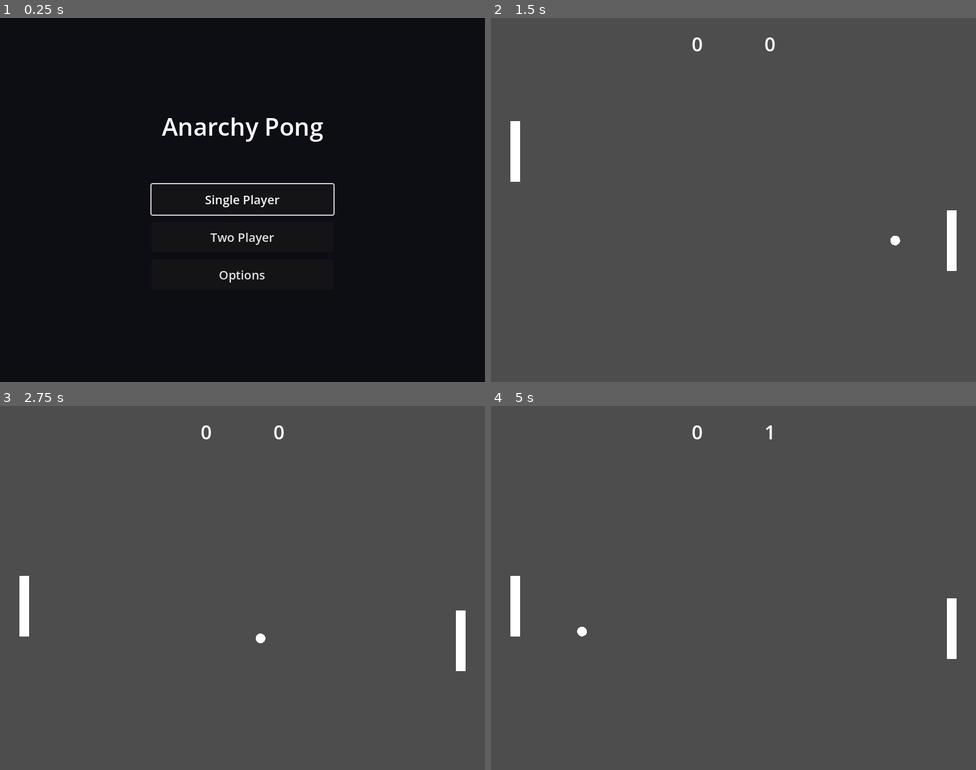
Above: before the commit, frames 1-4 (two rows, left to right).
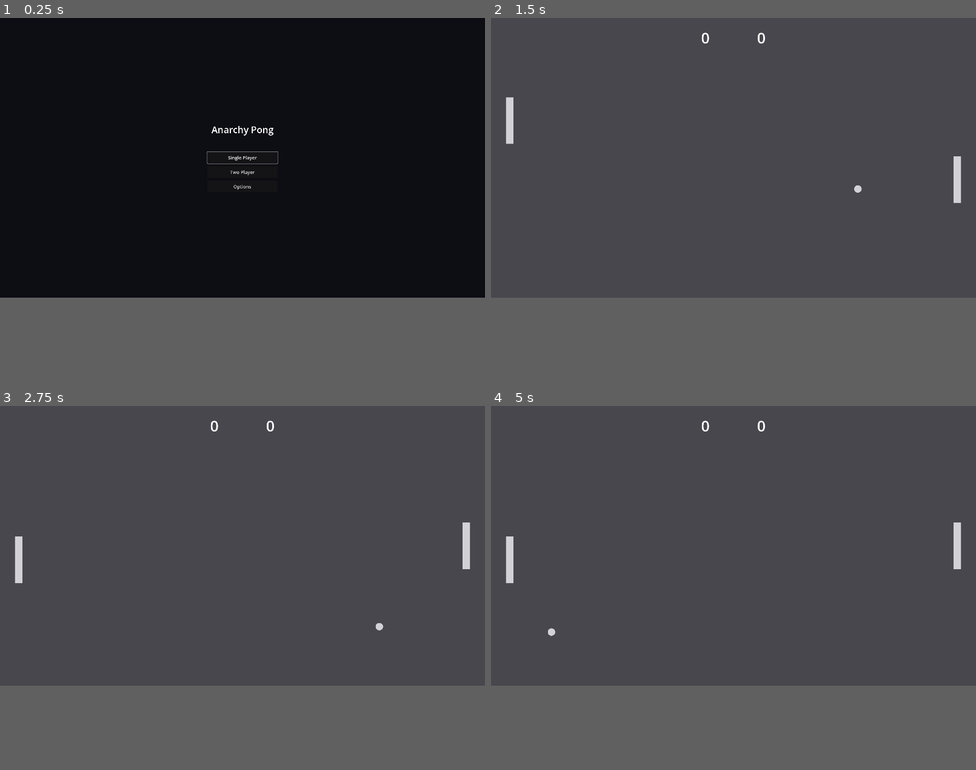
Above: after the commit, the same moments.

Repository: rbankhead/chaos-pong
Game: Godot game, scene res://scenes/menu.tscn
The game is run twice, just before and just after one commit, with the same random seed, the same clock (stepped at 60 frames per second) and the same inputs.
Inputs (mouse positions are in pixels of both pictures, inside the frame that each line leads up to):
- Up to frame 1 (0.25 s): no input
- Up to frame 2 (1.5 s): click "Single Player" at 0.5 s; move the mouse to (840, 181) at 1.27 s; hold W from 1.28 s (still down); click (840, 181) at 1.42 s
- Up to frame 3 (2.75 s): move the mouse to (145, 606) at 2.02 s; release W at 2.03 s; hold S from 2.03 s (still down)
- Up to frame 4 (5 s): move the mouse to (782, 507) at 2.77 s; release S at 2.78 s; hold W 2.78-4.28 s; move the mouse to (709, 660) at 3.52 s; click (709, 660) at 3.67 s; move the mouse to (879, 642) at 4.27 s; hold S from 4.28 s (still down)
In our replay, the window is 800x600 before the commit and 800x461 after it. These sizes can differ from the game's own. Grey fills any space a smaller window leaves; there, only what the larger window draws over its background counts as a difference.

The runs differ from the first frame. In frame 1, 1.6% of the frame differs, in the area x 31-69%, y 27-73%; in frame 2, 1.3%; in frame 3, 1.3%; in frame 4, 1.3%.

Commit message:
Widen the playfield 30%, make the AI beatable with reaction delay and aim error instead of raw speed, move movement/collision to _process, and lower the in-game contrast.
Co-Authored-By: Claude Sonnet 5 <noreply@anthropic.com>
Claude-Session: https://claude.ai/code/session_01PizAb2X1jqra4Un5GdMisC

Diff:
--- a/project.godot
+++ b/project.godot
@@ -21,8 +21,8 @@
 
 [display]
 
-window/size/viewport_width=800
-window/size/viewport_height=600
+window/size/viewport_width=2080
+window/size/viewport_height=1200
 
 [editor_plugins]
 
--- a/scenes/game.tscn
+++ b/scenes/game.tscn
@@ -7,12 +7,17 @@
 [node name="Game" type="Node2D"]
 script = ExtResource("1")
 
+[node name="Background" type="ColorRect" parent="."]
+offset_right = 2080.0
+offset_bottom = 1200.0
+color = Color(0.28, 0.28, 0.3, 1)
+
 [node name="LeftPaddle" parent="." instance=ExtResource("2")]
-position = Vector2(40, 300)
+position = Vector2(80, 600)
 player = 1
 
 [node name="RightPaddle" parent="." instance=ExtResource("2")]
-position = Vector2(760, 300)
+position = Vector2(2000, 600)
 player = 2
 
 [node name="Ball" parent="." instance=ExtResource("3")]
@@ -20,19 +25,19 @@
 [node name="UI" type="CanvasLayer" parent="."]
 
 [node name="LeftScore" type="Label" parent="UI"]
-offset_left = 300.0
-offset_top = 20.0
-offset_right = 380.0
-offset_bottom = 60.0
-theme_override_font_sizes/font_size = 32
+offset_left = 840.0
+offset_top = 40.0
+offset_right = 1000.0
+offset_bottom = 120.0
+theme_override_font_sizes/font_size = 64
 text = "0"
 horizontal_alignment = 1
 
 [node name="RightScore" type="Label" parent="UI"]
-offset_left = 420.0
-offset_top = 20.0
-offset_right = 500.0
-offset_bottom = 60.0
-theme_override_font_sizes/font_size = 32
+offset_left = 1080.0
+offset_top = 40.0
+offset_right = 1240.0
+offset_bottom = 120.0
+theme_override_font_sizes/font_size = 64
 text = "0"
 horizontal_alignment = 1
--- a/scripts/ball.gd
+++ b/scripts/ball.gd
@@ -1,9 +1,9 @@
 extends Node2D
 class_name Ball
 
-const RADIUS := 8.0
-const START_SPEED := 300.0
-const SPEED_INCREMENT := 20.0
+const RADIUS := 16.0
+const START_SPEED := 600.0
+const SPEED_INCREMENT := 40.0
 
 signal scored(scorer: int) # 1 = left paddle scores, 2 = right paddle scores
 
@@ -17,7 +17,7 @@
 
 
 func _draw() -> void:
-	draw_circle(Vector2.ZERO, RADIUS, Color.WHITE)
+	draw_circle(Vector2.ZERO, RADIUS, Color(0.82, 0.82, 0.84, 1.0))
 
 
 func reset(direction: int) -> void:
@@ -26,7 +26,7 @@
 	velocity = Vector2(direction, 0.0).rotated(angle) * START_SPEED
 
 
-func _physics_process(delta: float) -> void:
+func _process(delta: float) -> void:
 	position += velocity * delta
 
 	if position.y - RADIUS <= 0.0 or position.y + RADIUS >= screen_size.y:
--- a/scripts/game.gd
+++ b/scripts/game.gd
@@ -18,7 +18,7 @@
 	_update_score_labels()
 
 
-func _physics_process(_delta: float) -> void:
+func _process(_delta: float) -> void:
 	if ball.velocity.x < 0.0 and ball.get_rect().intersects(left_paddle.get_rect()):
 		ball.bounce_off_paddle(left_paddle.get_rect(), true)
 	elif ball.velocity.x > 0.0 and ball.get_rect().intersects(right_paddle.get_rect()):
--- a/scripts/paddle.gd
+++ b/scripts/paddle.gd
@@ -1,30 +1,49 @@
 extends Node2D
 class_name Paddle
 
-const WIDTH := 16.0
-const HEIGHT := 100.0
-const SPEED := 400.0
+const WIDTH := 32.0
+const HEIGHT := 200.0
+const SPEED := 800.0
+
+const AI_REACTION_INTERVAL := 0.2 # seconds between AI "looks" at the ball
+const AI_AIM_ERROR := 40.0 # pixels of aim noise applied each time it looks
 
 @export var player := 1 # 1 = W/S, 2 = Up/Down. Ignored when is_ai is true.
 @export var is_ai := false
 
-var ai_target: Node2D = null
+var ai_target: Ball = null
 var screen_height := 600.0
+var screen_width := 800.0
+var is_left_side := true
+var ai_timer := 0.0
+var ai_known_target_y := 0.0
 
 
 func _ready() -> void:
-	screen_height = get_viewport_rect().size.y
+	var viewport_size := get_viewport_rect().size
+	screen_height = viewport_size.y
+	screen_width = viewport_size.x
+	is_left_side = position.x < screen_width / 2.0
 
 
 func _draw() -> void:
-	draw_rect(Rect2(-WIDTH / 2.0, -HEIGHT / 2.0, WIDTH, HEIGHT), Color.WHITE)
+	draw_rect(Rect2(-WIDTH / 2.0, -HEIGHT / 2.0, WIDTH, HEIGHT), Color(0.82, 0.82, 0.84, 1.0))
 
 
-func _physics_process(delta: float) -> void:
+func _process(delta: float) -> void:
 	var dir := 0.0
+	var speed := SPEED
 	if is_ai:
 		if ai_target:
-			var diff: float = ai_target.position.y - position.y
+			ai_timer += delta
+			if ai_timer >= AI_REACTION_INTERVAL:
+				ai_timer = 0.0
+				var ball_incoming: bool = (is_left_side and ai_target.velocity.x < 0.0) or (not is_left_side and ai_target.velocity.x > 0.0)
+				if ball_incoming:
+					ai_known_target_y = ai_target.position.y + randf_range(-AI_AIM_ERROR, AI_AIM_ERROR)
+				else:
+					ai_known_target_y = screen_height / 2.0
+			var diff: float = ai_known_target_y - position.y
 			if abs(diff) > 4.0:
 				dir = sign(diff)
 	elif player == 1:
@@ -38,7 +57,7 @@
 		if Input.is_key_pressed(KEY_DOWN):
 			dir += 1.0
 
-	position.y += dir * SPEED * delta
+	position.y += dir * speed * delta
 	position.y = clamp(position.y, HEIGHT / 2.0, screen_height - HEIGHT / 2.0)
 
 
